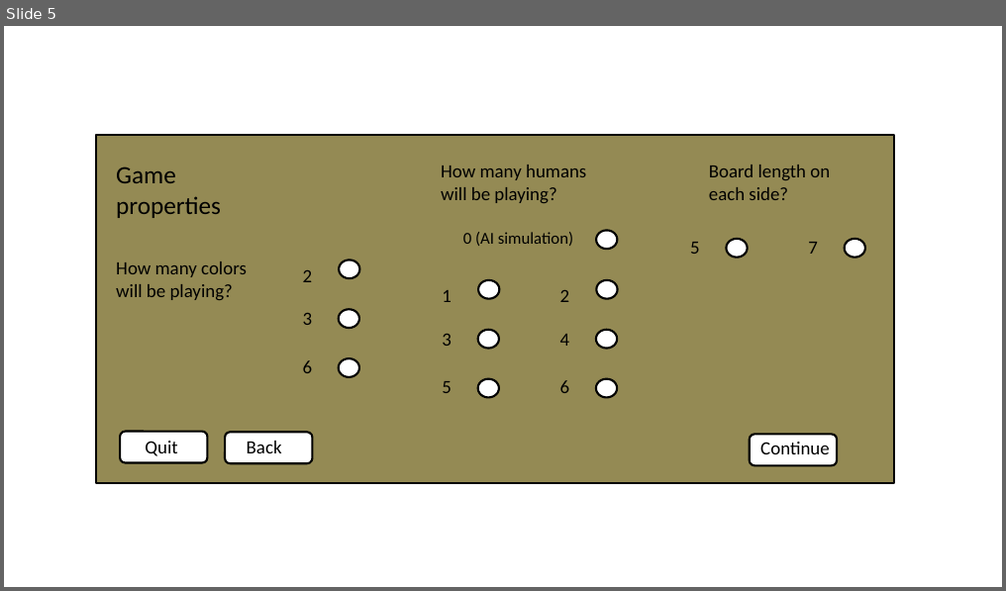
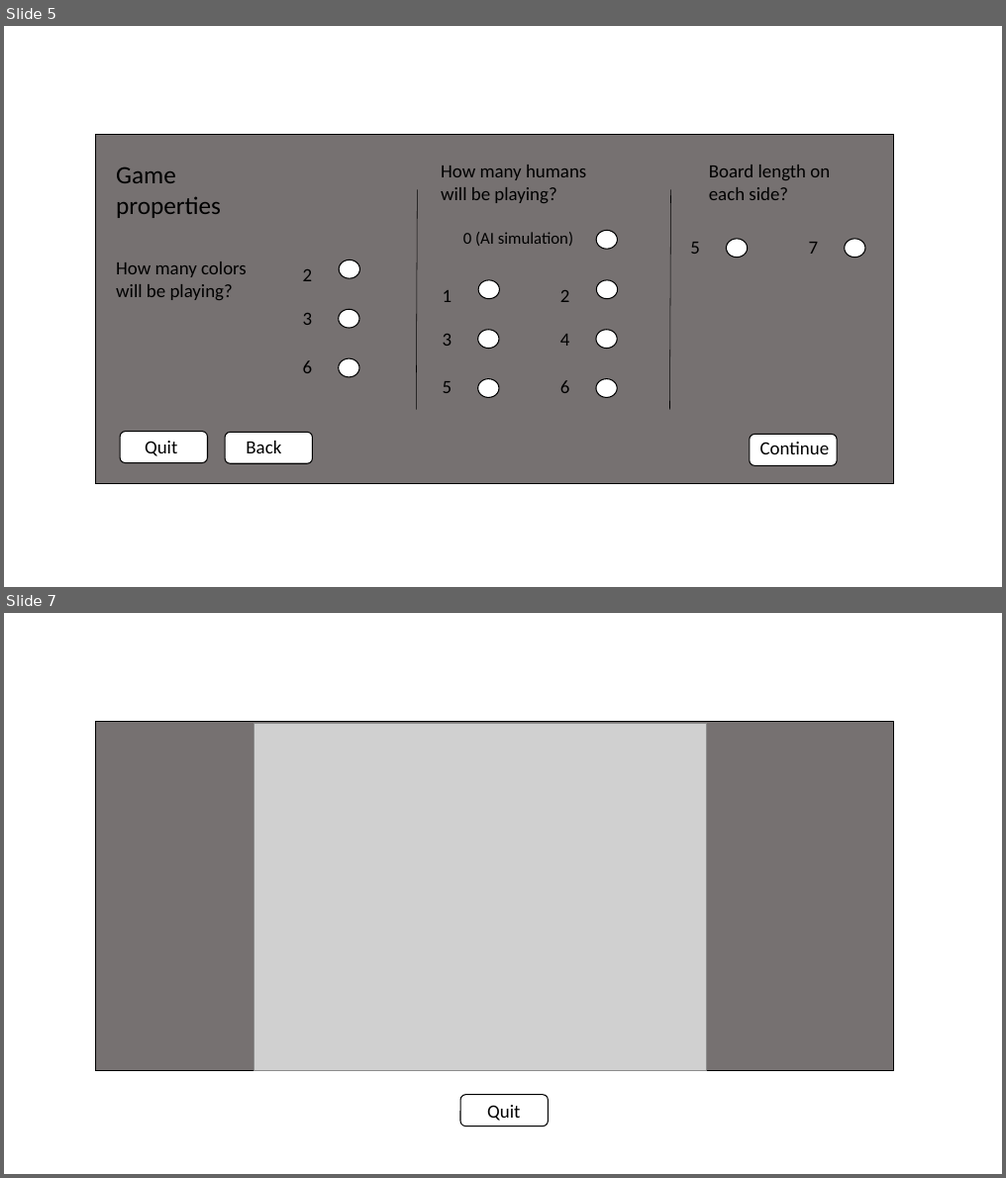
Before and after one commit to LucrativeHippo/BattleBots, a slide deck: doc/requiremnetsPics.pptx. Shown one above the other, each under a label of ours: slide 5 before the commit, slides 5 and 7 after it; the slides between them are not shown. The pictures are 1006x591 and 1006x1178 pixels, drawn with LibreOffice and Linux fonts; fonts in the diff are those of the drawing; grey boxes stand for pictures. Boxes give left, top, right and bottom in pixels: in the first picture for what was removed or moved away, otherwise in the second. Text is boxed around its words. In the diff, an @@ line names an element or a change of style, - is before the commit and + after.

```diff
--- a/doc/requiremnetsPics.pptx
+++ b/doc/requiremnetsPics.pptx
@@ slide 7 added at (4, 613, 1002, 1174), background #FFFFFF @@
@@ rectangle added at (96, 722, 894, 1070), fill #767171, outline #000000 1 pt @@
@@ picture added at (254, 723, 707, 1070) @@
@@ rounded rectangle added at (460, 1095, 548, 1127), fill #FFFFFF, outline #000000 1 pt @@
@@ text added at (487, 1105, 520, 1121), 18 pt, text #000000 @@
+Quit
@@ slide 5 changed as well @@
@@ rectangle at (96, 135, 894, 483): fill #948A54 to #767171; outline #000000 2 pt to #000000 1 pt @@
@@ line added from (417, 410) to (417, 190), #000000 0.5 pt @@
@@ line added from (670, 410) to (671, 190), #000000 0.5 pt @@
@@ outline #000000 2 pt to #000000 1 pt in 12 elements at (339, 261, 359, 279), (339, 310, 359, 329), (339, 360, 359, 377), (596, 280, 617, 299), (596, 330, 617, 349), (596, 379, 617, 398), (478, 280, 500, 299), (478, 330, 499, 349), (478, 379, 499, 398), (596, 230, 617, 249), (845, 239, 865, 258), (727, 239, 747, 258) @@
@@ outline #000000 2 pt to #000000 1 pt; proportions changed in 3 elements at (749, 435, 838, 467), (120, 432, 208, 464), (225, 433, 313, 464) @@
```
Also in this commit, not shown: 4 other slides changed, 3 other slides added.
